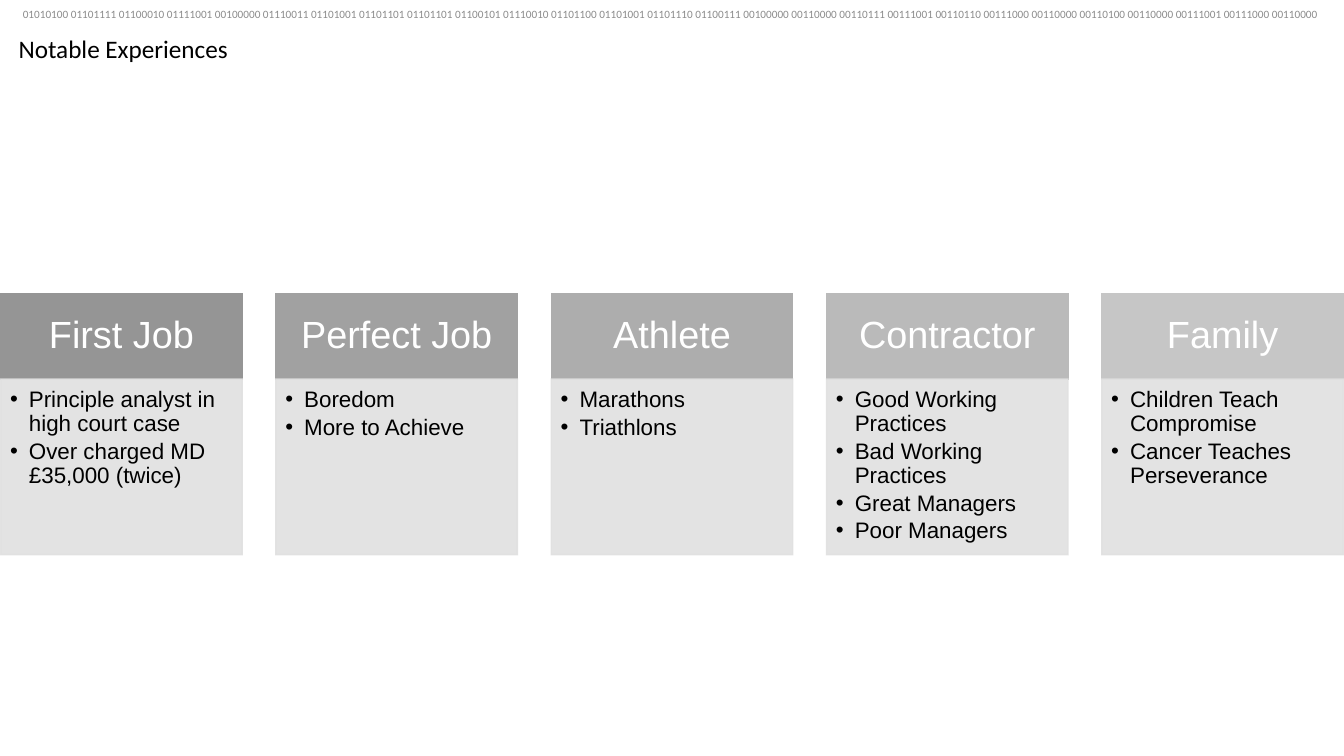
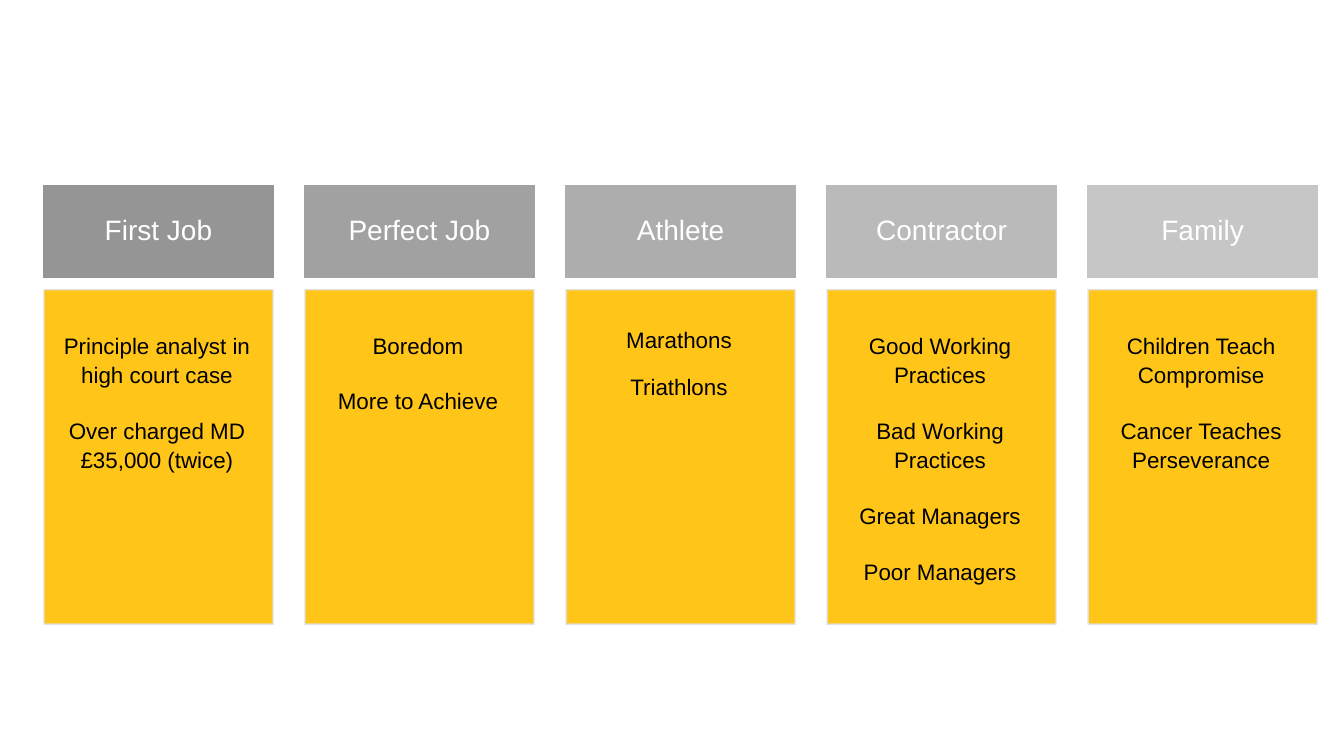
Before and after one commit to tsimmerling/GlassWallApplication, a slide deck: slide 3 of Toby Simmerling.pptx (slide 5 before the commit). Drawn at 1344x756 pixels with LibreOffice and Linux fonts; fonts in the diff are those of the drawing. Boxes give left, top, right and bottom in pixels: in the first picture for what was removed or moved away, otherwise in the second. Text is boxed around its words. In the diff, an @@ line names an element or a change of style, - is before the commit and + after.

```diff
--- a/Toby Simmerling.pptx
+++ b/Toby Simmerling.pptx
@@ text removed at (x1=23, y1=11, x2=1317, y2=18) @@
-01010100 01101111 01100010 01111001 00100000 01110011 01101001 01101101 01101101 01100101 01110010 01101100 01101001 01101110 01100111 00100000 00110000 00110111 00111001 00110110 00111000 00110000 00110100 00110000 00111001 00111000 00110000
@@ text removed at (x1=19, y1=40, x2=227, y2=62) @@
-Notable Experiences
@@ size 27 to 20 pt; less space between paragraphs in 5 elements at (x1=876, y1=221, x2=1007, y2=240), (x1=637, y1=220, x2=724, y2=240), (x1=1161, y1=220, x2=1244, y2=245), (x1=349, y1=220, x2=490, y2=240), (x1=105, y1=220, x2=212, y2=240) @@
@@ text "First Job" moved from (x1=49, y1=320, x2=194, y2=348) to (x1=105, y1=220, x2=212, y2=240) @@
@@ rectangle resized from (x1=1, y1=293, x2=243, y2=379) to (x1=44, y1=186, x2=273, y2=277) @@
@@ text "Perfect Job" moved from (x1=301, y1=321, x2=492, y2=348) to (x1=349, y1=220, x2=490, y2=240) @@
@@ rectangle resized from (x1=276, y1=293, x2=518, y2=379) to (x1=306, y1=186, x2=534, y2=277) @@
@@ text "Athlete" moved from (x1=613, y1=321, x2=731, y2=348) to (x1=637, y1=220, x2=724, y2=240) @@
@@ rectangle resized from (x1=552, y1=293, x2=793, y2=379) to (x1=567, y1=186, x2=796, y2=277) @@
@@ text "Contractor" moved from (x1=859, y1=322, x2=1035, y2=348) to (x1=876, y1=221, x2=1007, y2=240) @@
@@ rectangle resized from (x1=827, y1=293, x2=1069, y2=379) to (x1=828, y1=186, x2=1057, y2=277) @@
@@ text "Family" moved from (x1=1167, y1=321, x2=1278, y2=355) to (x1=1161, y1=220, x2=1244, y2=245) @@
@@ rectangle resized from (x1=1102, y1=293, x2=1344, y2=379) to (x1=1089, y1=186, x2=1318, y2=277) @@
@@ alignment left to centre; bullet • to none; line spacing 0.9 to 1.1 in 4 elements at (x1=859, y1=337, x2=1020, y2=585), (x1=1121, y1=337, x2=1281, y2=469), (x1=338, y1=337, x2=497, y2=410), (x1=64, y1=337, x2=250, y2=473) @@
@@ text "Principle analyst in high court ..." moved from (x1=29, y1=390, x2=215, y2=488) to (x1=64, y1=337, x2=250, y2=473) @@
@@ fill #E1E1E1 at 90% opacity to #FFC000 at 90% opacity in 5 elements at (x1=828, y1=289, x2=1057, y2=624), (x1=567, y1=289, x2=796, y2=624), (x1=1089, y1=289, x2=1318, y2=624), (x1=306, y1=289, x2=534, y2=624), (x1=44, y1=289, x2=273, y2=624) @@
@@ rectangle resized from (x1=1, y1=379, x2=243, y2=555) to (x1=44, y1=289, x2=273, y2=624) @@
@@ text "Boredom" moved from (x1=304, y1=390, x2=464, y2=436) to (x1=338, y1=337, x2=497, y2=410) @@
@@ rectangle resized from (x1=276, y1=379, x2=518, y2=555) to (x1=306, y1=289, x2=534, y2=624) @@
@@ text "Marathons" moved from (x1=580, y1=390, x2=686, y2=436) to (x1=626, y1=331, x2=732, y2=396) @@
@@ text "Marathons" at (x1=626, y1=331, x2=732, y2=396): alignment left to centre; bullet • to none @@
@@ rectangle resized from (x1=552, y1=379, x2=793, y2=555) to (x1=567, y1=289, x2=796, y2=624) @@
@@ text "Good Working Practices" moved from (x1=855, y1=390, x2=1016, y2=543) to (x1=859, y1=337, x2=1020, y2=585) @@
@@ rectangle resized from (x1=827, y1=379, x2=1069, y2=555) to (x1=828, y1=289, x2=1057, y2=624) @@
@@ text "Children Teach Compromise" moved from (x1=1130, y1=390, x2=1291, y2=484) to (x1=1121, y1=337, x2=1281, y2=469) @@
@@ rectangle resized from (x1=1102, y1=379, x2=1344, y2=555) to (x1=1089, y1=289, x2=1318, y2=624) @@
```
Also in this commit, not shown: 6 other slides changed, 2 slides removed, 2 other files.
